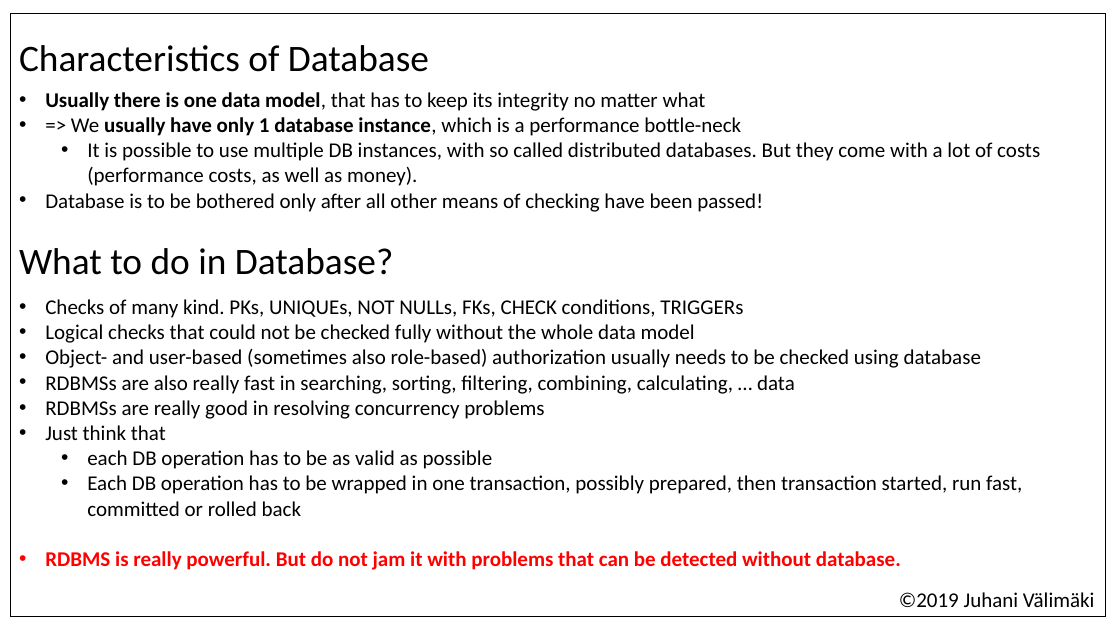
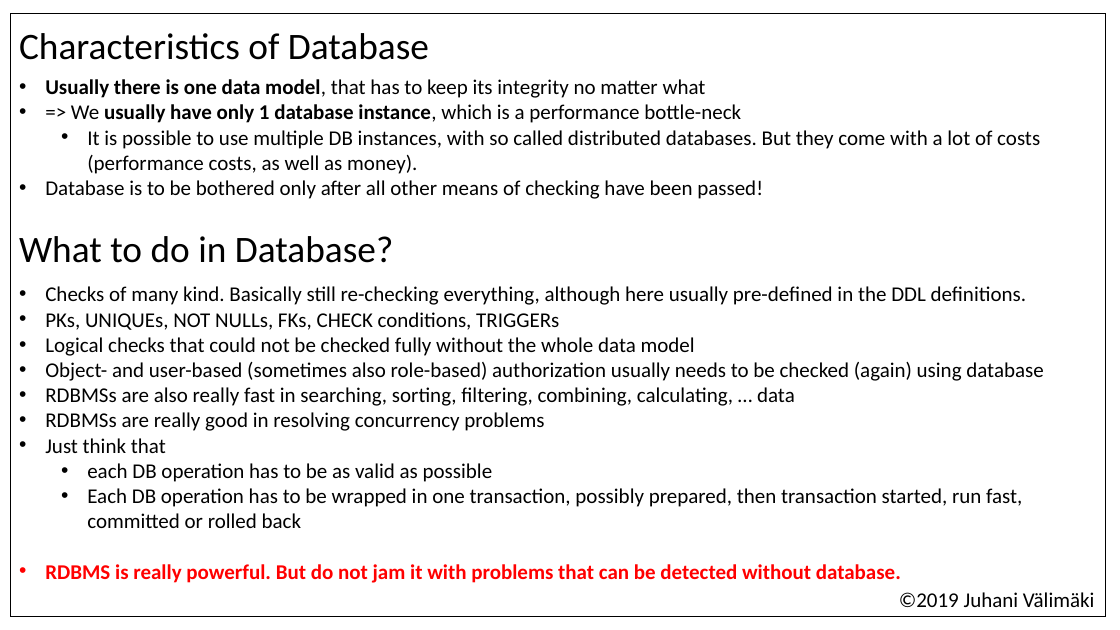
Before and after one commit to valju/docs_backend_design, a slide deck: slide 6 of WhatToDoInFrontBackAndDB_usability_performance_security/What to check where in full-stack.pptx. Drawn at 1120x630 pixels with LibreOffice and Linux fonts; fonts in the diff are those of the drawing. Boxes give left, top, right and bottom in pixels: in the first picture for what was removed or moved away, otherwise in the second. Text is boxed around its words. In the diff, an @@ line names an element or a change of style, - is before the commit and + after.

```diff
--- a/WhatToDoInFrontBackAndDB_usability_performance_security/What to check where in full-stack.pptx
+++ b/WhatToDoInFrontBackAndDB_usability_performance_security/What to check where in full-stack.pptx
@@ text in rectangle at bbox=[45, 286, 1026, 330]: text changed @@
-• Checks of many kind. PKs, UNIQUEs, NOT NULLs, FKs, CHECK conditions, TRIGGERs
+• Checks of many kind. Basically still re-checking everything, although here usually pre-defined in the DDL definitions.
+• PKs, UNIQUEs, NOT NULLs, FKs, CHECK conditions, TRIGGERs
@@ text in rectangle at bbox=[45, 362, 1043, 381]: text changed @@
-• Object- and user-based (sometimes also role-based) authorization usually needs to be checked using database
+• Object- and user-based (sometimes also role-based) authorization usually needs to be checked (again) using database
```
Also in this commit, not shown: 1 other file.
